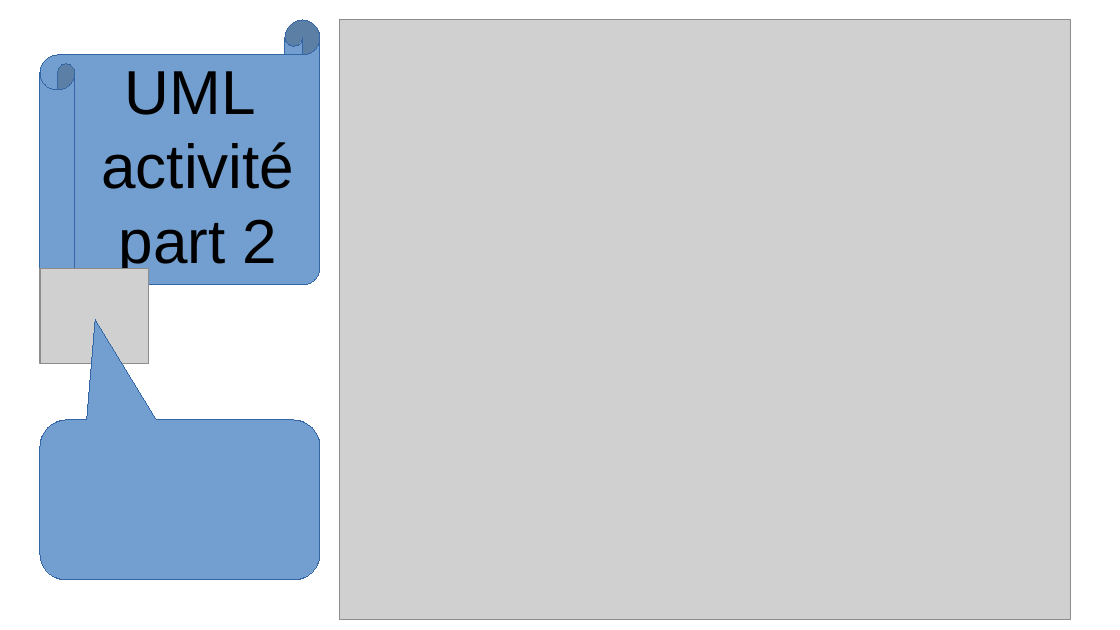
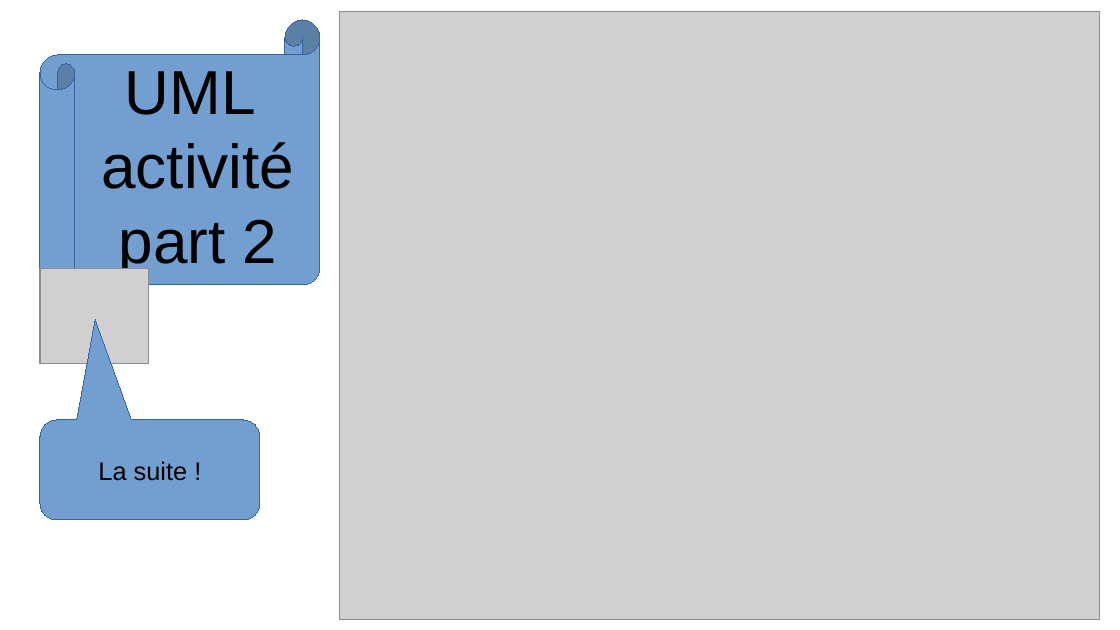
Before and after one commit to theo2b90/git-rea, a slide deck: slide 9 of ORAL.odp (slide 10 before the commit). Drawn at 1120x630 pixels with LibreOffice and Linux fonts; fonts in the diff are those of the drawing; grey boxes stand for pictures. Boxes give left, top, right and bottom in pixels: in the first picture for what was removed or moved away, otherwise in the second. Text is boxed around its words. In the diff, an @@ line names an element or a change of style, - is before the commit and + after.

```diff
--- a/ORAL.odp
+++ b/ORAL.odp
@@ picture: place and size @@
-picture at (340, 20, 1071, 621)
+picture at (340, 11, 1101, 620)
@@ rounded speech box removed at (40, 420, 320, 579) @@
@@ rounded speech box added at (40, 420, 260, 519), fill #729FCF, outline #3465A4 0 pt, 18 pt, text #000000 @@
+La suite !
```
Also in this commit, not shown: 10 other slides changed, 2 slides added, 3 slides removed.
